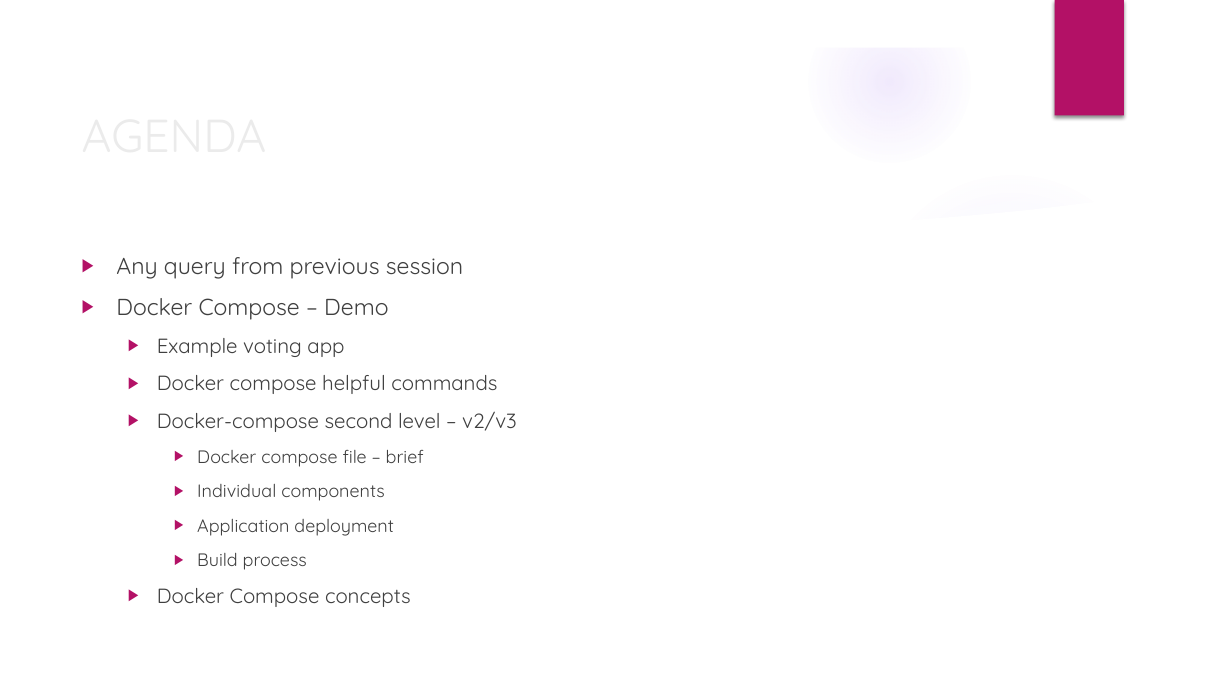
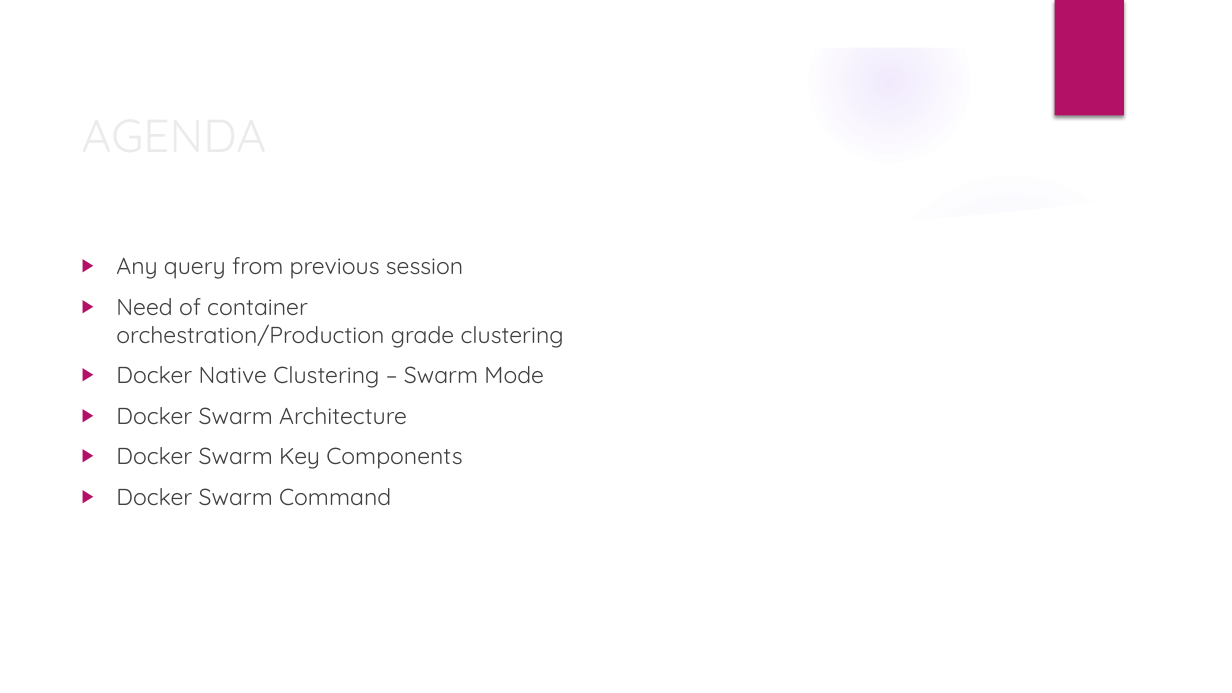
Before and after one commit to deepkumartraining/docker-k8s-April23, a slide deck: slide 2 of Day15/DockerAndKubernetes_Training-Day15.pptx. Drawn at 1232x693 pixels with LibreOffice and Linux fonts; fonts in the diff are those of the drawing; background and template pictures are left out. Boxes give left, top, right and bottom in pixels: in the first picture for what was removed or moved away, otherwise in the second. Text is boxed around its words. In the diff, an @@ line names an element or a change of style, - is before the commit and + after.

Commit message:
day 15 agenda & content updated

```diff
--- a/Day15/DockerAndKubernetes_Training-Day15.pptx
+++ b/Day15/DockerAndKubernetes_Training-Day15.pptx
@@ text at [116, 298, 564, 505]: text changed; size 16 to 18 pt @@
-▶ Docker Compose – Demo
-  ▶ Example voting app
-  ▶ Docker compose helpful commands
-  ▶ Docker-compose second level – v2/v3
-    ▶ Docker compose file – brief
-    ▶ Individual components
-    ▶ Application deployment
-    ▶ Build process
-  ▶ Docker Compose concepts
+▶ Need of container orchestration/Production grade clustering
+▶ Docker Native Clustering – Swarm Mode
+▶ Docker Swarm Architecture
+▶ Docker Swarm Key Components
+▶ Docker Swarm Command
```
Also in this commit, not shown: 2 other slides changed, 6 slides added, 1 other file.
